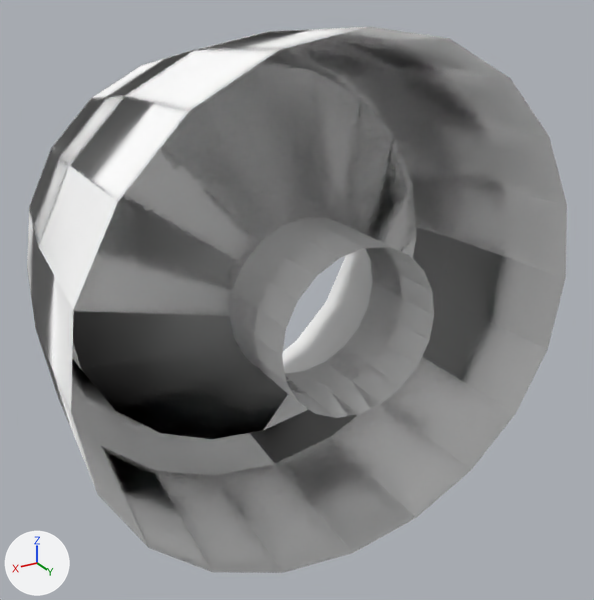
Before and after pictures for a commit that changed the OBJ model data/models/erj195_reverser.obj.
Both versions are drawn from a 50 mm camera at (-2.757, 5.818, -0.019) aimed at (-4.087, 3.601, -1.127). Lighting does not change. The marker at lower left points along +X, +Y and +Z. The older version comes first. Where no turn or scale is listed for an object, it has been applied to the vertices.

In view in the first picture: 'erj195_reverser'.
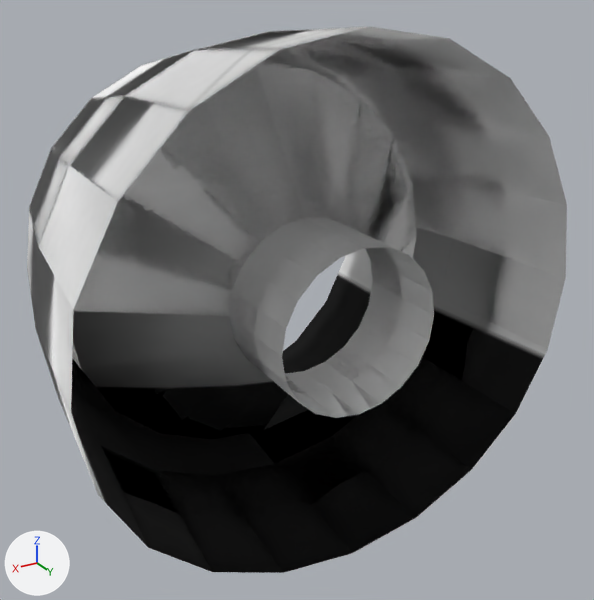
The change, as a list of edits to the scene's bpy script:
```text
Add img_blank195_png:
    img_blank195_png = load_image('blank195.png', 'blank195.png', 2048, 1024, 'sRGB')
Add mat_mat1_blank195:
    mat_mat1_blank195 = principled_material('mat1_blank195')
    mat_mat1_blank195.texture = img_blank195_png
    mat_mat1_blank195.roughness = 1.0
Change me_erj195_reverser:
    where me_erj195_reverser.from_pydata(...)  # 120 vertices, 400 faces; spans x -4.89..-3.18, y 3.0..4.05, z -1.87..-0.2
    remove me_erj195_reverser.materials.append(mat_mat1)  # white #ffffff
    add me_erj195_reverser.materials.append(mat_mat1_blank195)  # picture img_blank195_png
```

What differs and where, as boxes (x1, y1, x2, y2) in the pictures (594 x 600 px):
'erj195_reverser', recoloured (white to grey): (28, 27, 567, 573) in both
